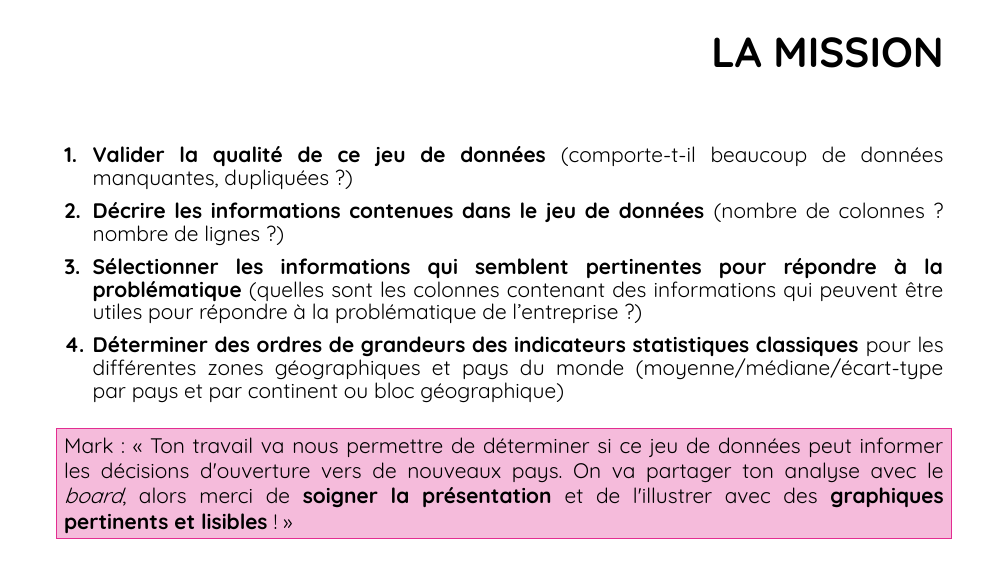
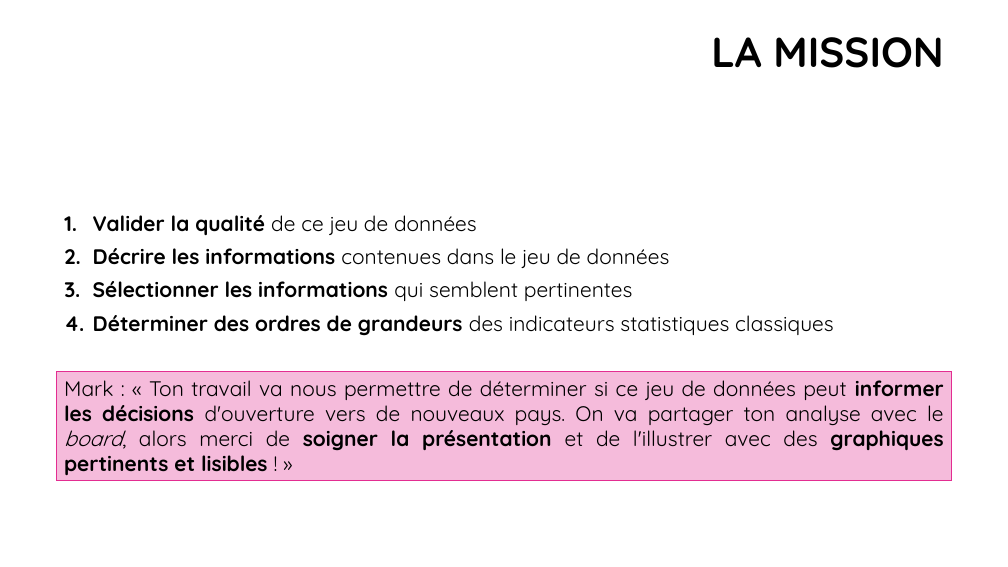
Before and after one commit to bayethiernodiop/Parcours-Data-Scientist, a slide deck: slide 8 of projet2/projet2.pptx (slide 6 before the commit). Drawn at 1008x567 pixels with LibreOffice and Linux fonts; fonts in the diff are those of the drawing; background and template pictures are left out. Boxes give left, top, right and bottom in pixels: in the first picture for what was removed or moved away, otherwise in the second. Text is boxed around its words. In the diff, an @@ line names an element or a change of style, - is before the commit and + after.

```diff
--- a/projet2/projet2.pptx
+++ b/projet2/projet2.pptx
@@ text at (93,215,834,336): text changed @@
-1. Valider la qualité de ce jeu de données (comporte-t-il beaucoup de données manquantes, dupliquées ?)
-2. Décrire les informations contenues dans le jeu de données (nombre de colonnes ? nombre de lignes ?)
-3. Sélectionner les informations qui semblent pertinentes pour répondre à la problématique (quelles sont les colonnes contenant des informations qui peuvent être utiles pour répondre à la problématique de l’entreprise ?)
-4. Déterminer des ordres de grandeurs des indicateurs statistiques classiques pour les différentes zones géographiques et pays du monde (moyenne/médiane/écart-type par pays et par continent ou bloc géographique)
+1. Valider la qualité de ce jeu de données
+2. Décrire les informations contenues dans le jeu de données
+3. Sélectionner les informations qui semblent pertinentes
+4. Déterminer des ordres de grandeurs des indicateurs statistiques classiques
@@ rectangle "Mark : « Ton travail ...": place and size @@
-rectangle "Mark : « Ton travail ..." at (57,429,951,538)
+rectangle "Mark : « Ton travail ..." at (57,372,951,482)
@@ rectangle "Mark : « Ton travail ..." at (57,372,951,482): bold on in "informer les décisions" @@
```
Also in this commit, not shown: 3 other slides changed, 4 slides added, 2 other files.
